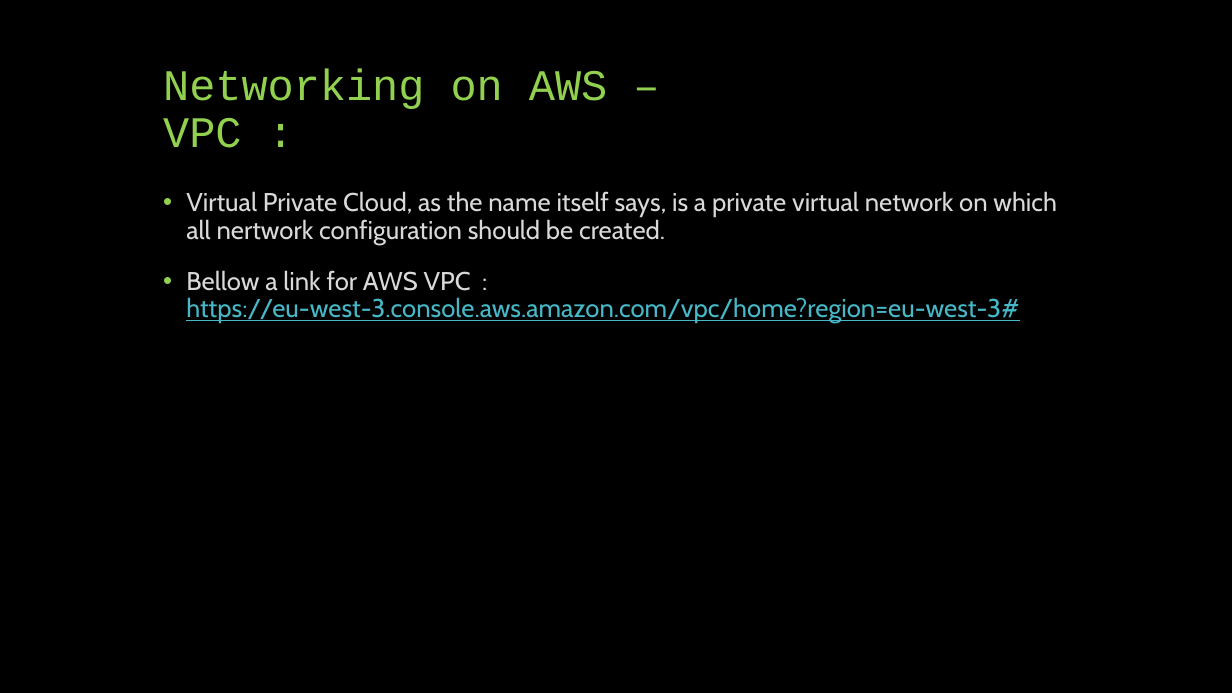
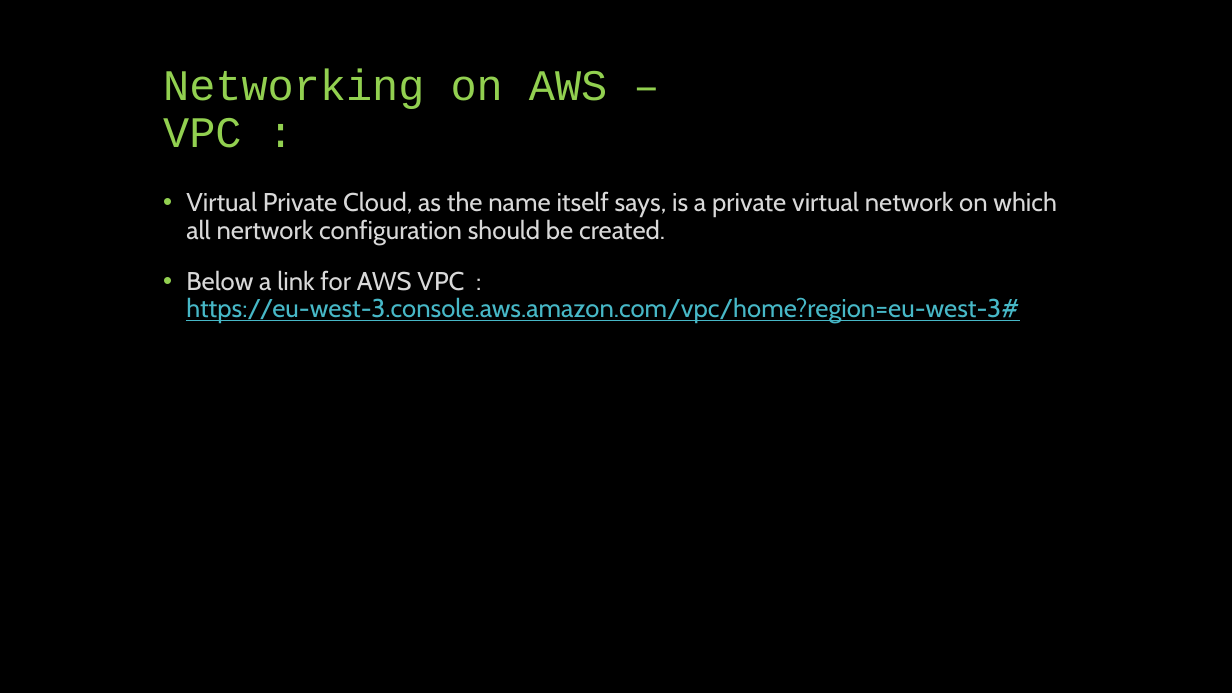
Before and after one commit to derrickrose/big-data-aws-demo, a slide deck: slide 8 of files/big-data-on-aws-presented-by-frils.pptx. Drawn at 1232x693 pixels with LibreOffice and Linux fonts; fonts in the diff are those of the drawing. Boxes give left, top, right and bottom in pixels: in the first picture for what was removed or moved away, otherwise in the second. Text is boxed around its words. In the diff, an @@ line names an element or a change of style, - is before the commit and + after.

```diff
--- a/files/big-data-on-aws-presented-by-frils.pptx
+++ b/files/big-data-on-aws-presented-by-frils.pptx
@@ text at (186,270,1019,323): text changed @@
-• Bellow a link for AWS VPC : https://eu-west-3.console.aws.amazon.com/vpc/home?region=eu-west-3#
+• Below a link for AWS VPC : https://eu-west-3.console.aws.amazon.com/vpc/home?region=eu-west-3#
```
Also in this commit, not shown: 5 other slides changed, 1 other file.
